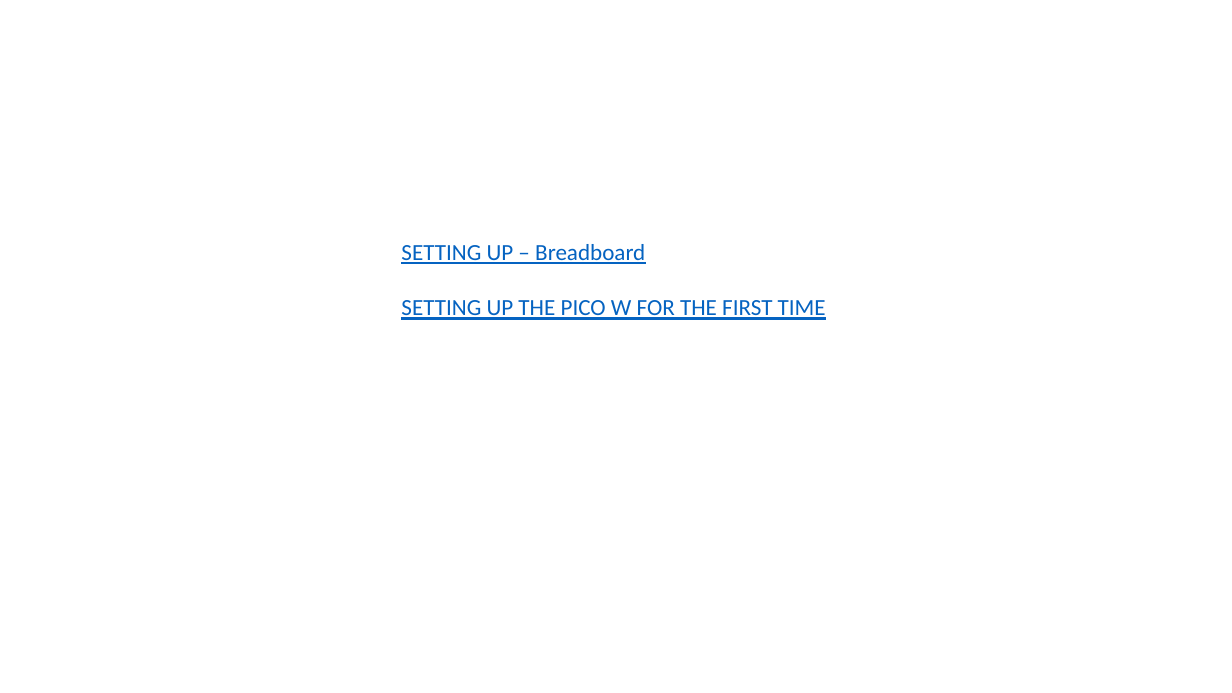
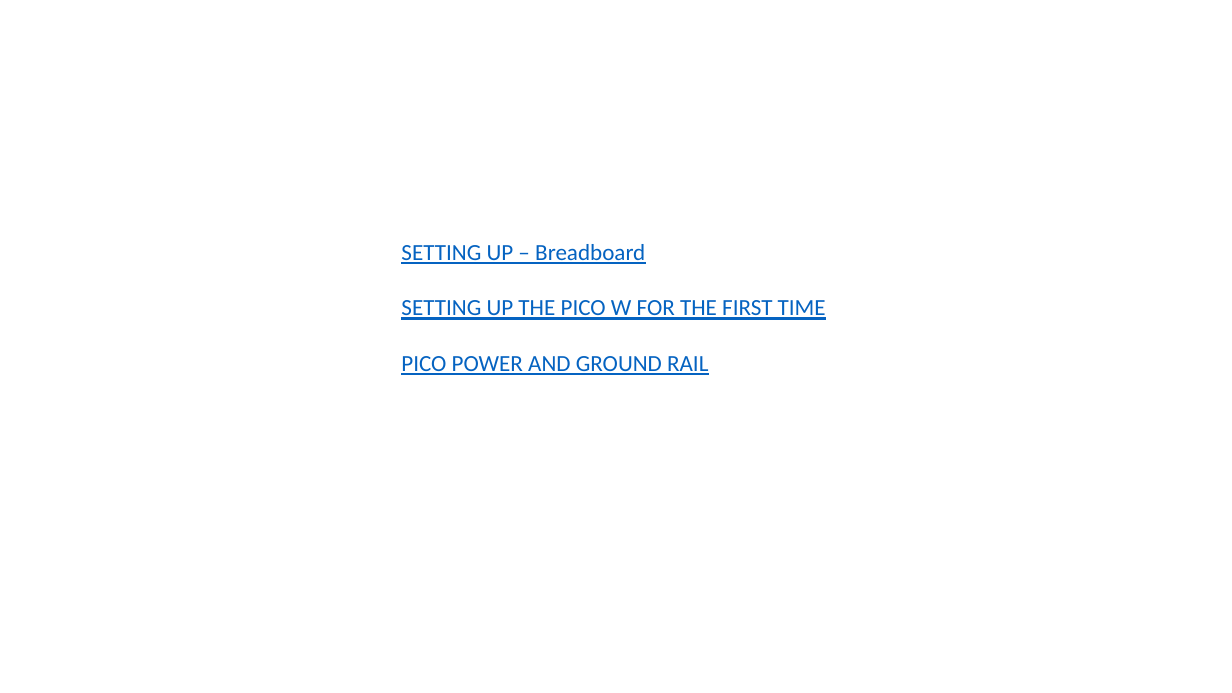
Before and after one commit to ssgoh/The-Pi-Club, a slide deck: slide 3 of Club Meetings 2023/Meeting 01 - Jan 8 2023/Lesson.pptm. Drawn at 1232x693 pixels with LibreOffice and Linux fonts; fonts in the diff are those of the drawing. Boxes give left, top, right and bottom in pixels: in the first picture for what was removed or moved away, otherwise in the second. Text is boxed around its words. In the diff, an @@ line names an element or a change of style, - is before the commit and + after.

```diff
--- a/Club Meetings 2023/Meeting 01 - Jan 8 2023/Lesson.pptm
+++ b/Club Meetings 2023/Meeting 01 - Jan 8 2023/Lesson.pptm
@@ text at bbox=[401, 356, 708, 375]: paragraph added @@
+PICO POWER AND GROUND RAIL
```
Also in this commit, not shown: 2 other slides changed, 1 slide added, 1 slide removed, 1 other file.
